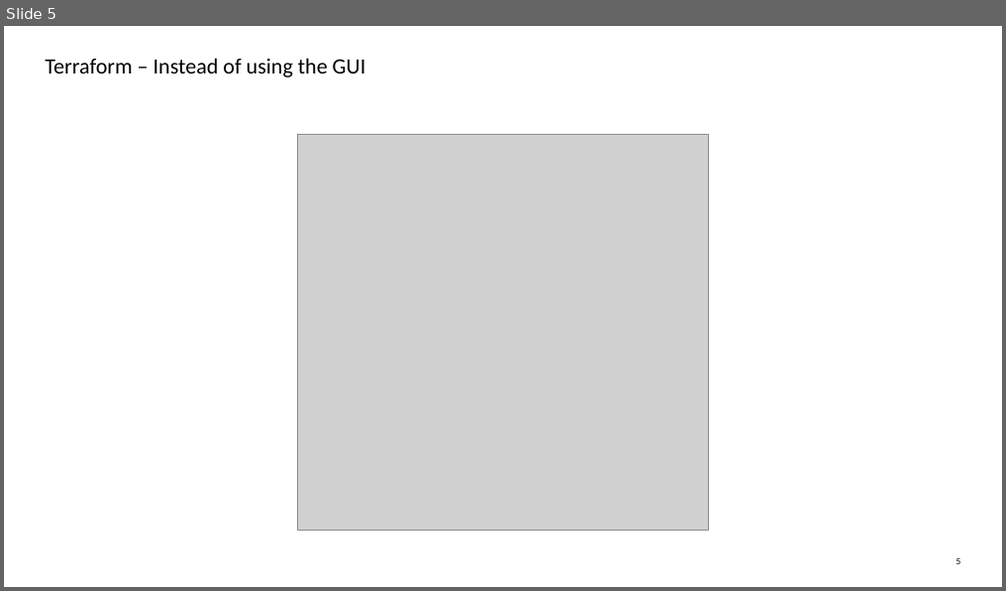
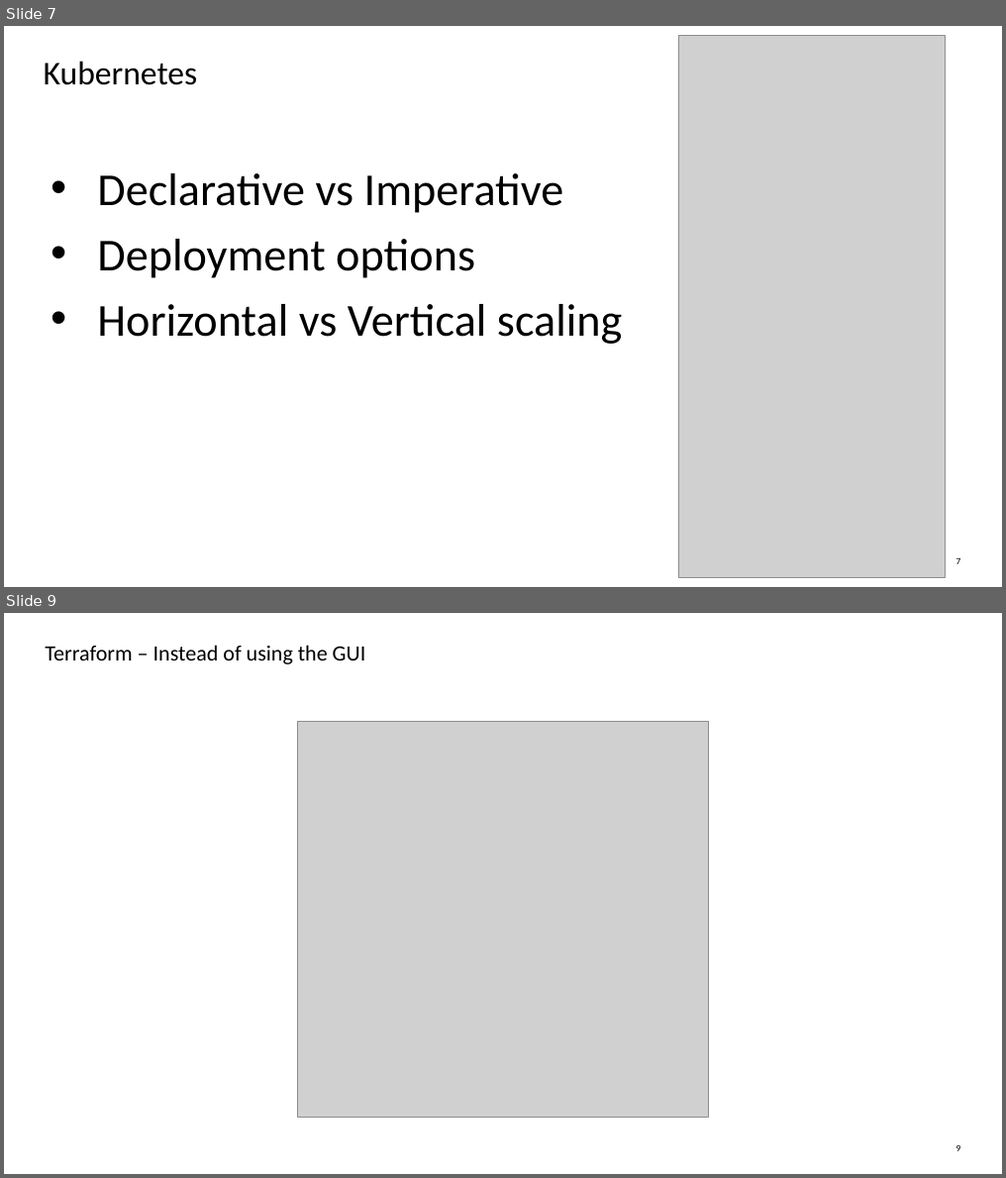
Before and after one commit to jbb10/Robopizza, a slide deck: Microservices from the ground up.pptx. Shown one above the other, each under a label of ours: slide 5 before the commit, slides 7 and 9 after it; the slides between them are not shown. The pictures are 1006x591 and 1006x1178 pixels, drawn with LibreOffice and Linux fonts; fonts in the diff are those of the drawing; grey boxes stand for pictures. Boxes give left, top, right and bottom in pixels: in the first picture for what was removed or moved away, otherwise in the second. Text is boxed around its words. In the diff, an @@ line names an element or a change of style, - is before the commit and + after.

```diff
--- a/Microservices from the ground up.pptx
+++ b/Microservices from the ground up.pptx
@@ slide 7 added at (4, 26, 1002, 587), background #FFFFFF; not listed: 1 template element that a slide beside it also shows @@
@@ picture added at (679, 36, 945, 577) @@
@@ text added at (44, 61, 198, 85), 32 pt, text #000000 @@
+Kubernetes
@@ text added at (97, 174, 622, 344), 44 pt, text #000000 @@
+• Declarative vs Imperative
+• Deployment options
+• Horizontal vs Vertical scaling
@@ what was slide 5 is now slide 9 @@
```
Also in this commit, not shown: 1 slide changed, 3 other slides added, 2 other files.
